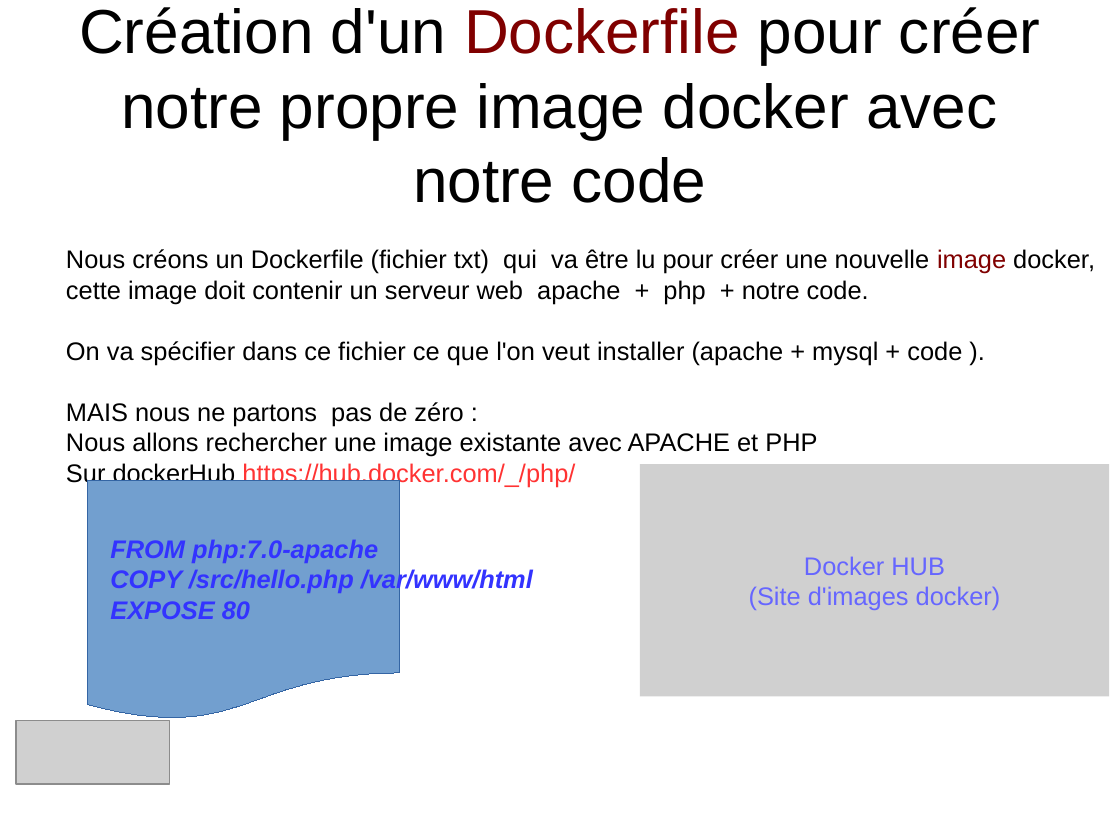
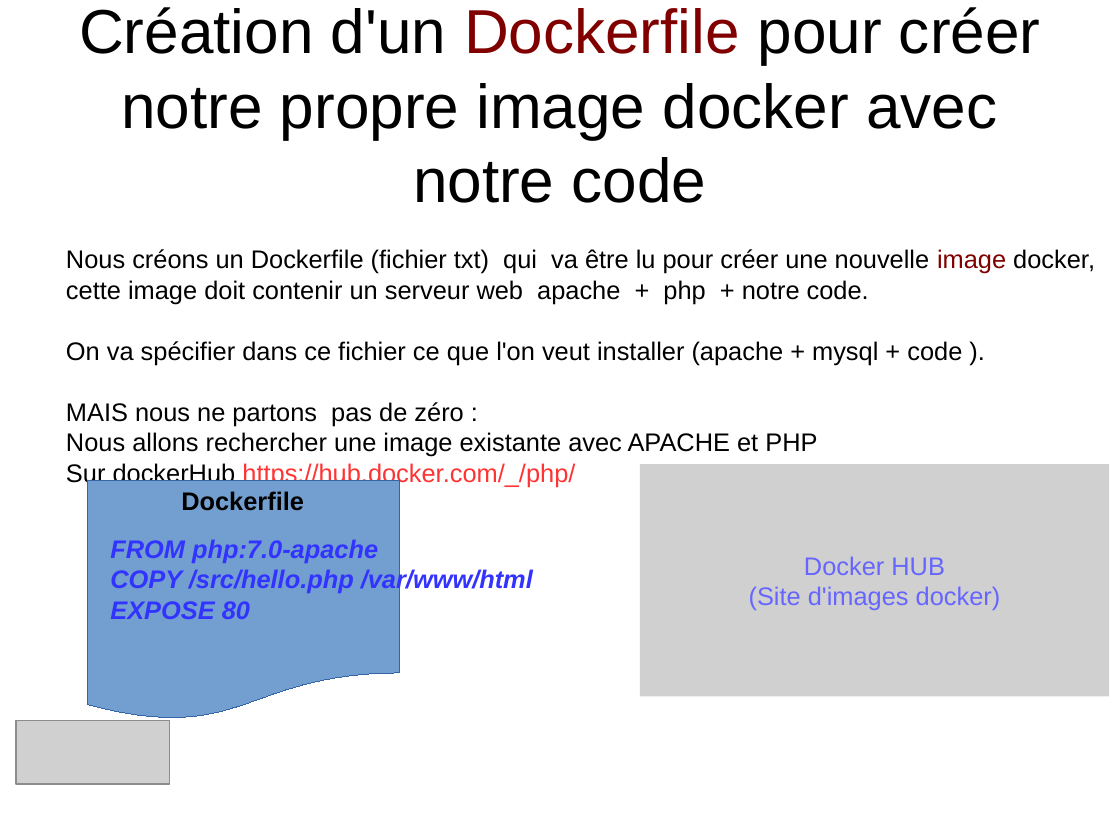
Before and after one commit to heylve/current, a slide deck: slide 10 of Rencontre_devs/docker_dev_conf_20_11_2017.odp. Drawn at 1120x840 pixels with LibreOffice and Linux fonts; fonts in the diff are those of the drawing; grey boxes stand for pictures. Boxes give left, top, right and bottom in pixels: in the first picture for what was removed or moved away, otherwise in the second. Text is boxed around its words. In the diff, an @@ line names an element or a change of style, - is before the commit and + after.

```diff
--- a/Rencontre_devs/docker_dev_conf_20_11_2017.odp
+++ b/Rencontre_devs/docker_dev_conf_20_11_2017.odp
@@ text added at bbox=[181, 491, 304, 511], 18 pt, text #000000, bold @@
+Dockerfile
```
Also in this commit, not shown: 5 other slides changed, 2 other files.
